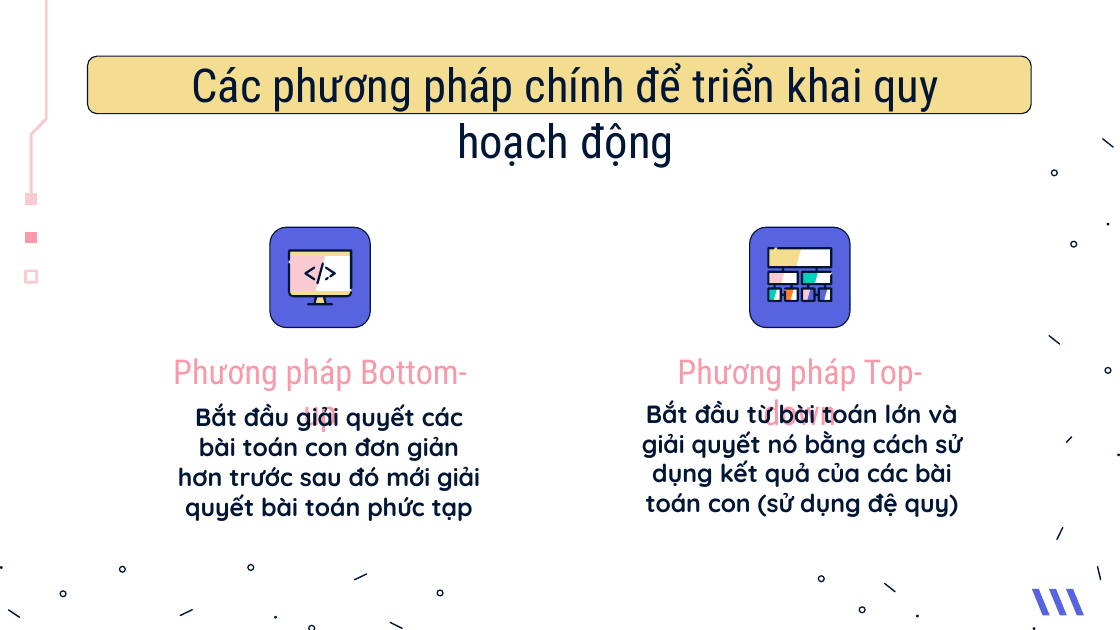
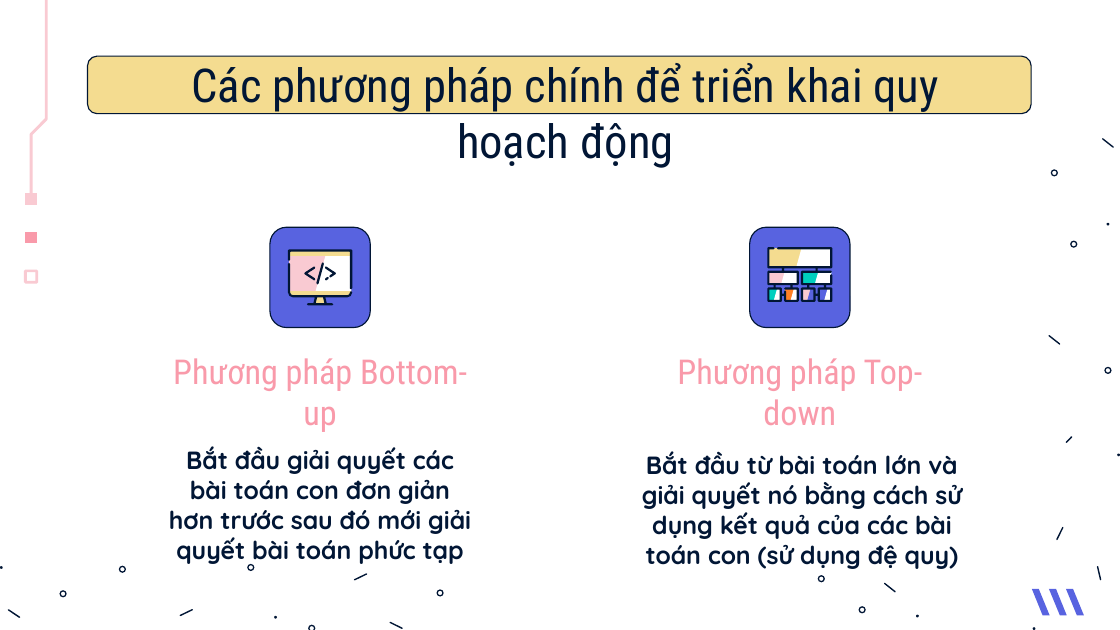
Before and after one commit to Tox1cCoder/CS112, a slide deck: slide 14 of Slide.pptx. Drawn at 1120x630 pixels with LibreOffice and Linux fonts; fonts in the diff are those of the drawing. Boxes give left, top, right and bottom in pixels: in the first picture for what was removed or moved away, otherwise in the second. Text is boxed around its words. In the diff, an @@ line names an element or a change of style, - is before the commit and + after.

```diff
--- a/Slide.pptx
+++ b/Slide.pptx
@@ subtitle "Bắt đầu giải quyết các ...": place and size @@
-subtitle "Bắt đầu giải quyết các ..." at [178,403,480,521]
+subtitle "Bắt đầu giải quyết các ..." at [169,446,471,566]
@@ subtitle "Bắt đầu từ bài toán ...": place and size @@
-subtitle "Bắt đầu từ bài toán ..." at [642,400,962,517]
+subtitle "Bắt đầu từ bài toán ..." at [642,451,962,569]
```
Also in this commit, not shown: 3 other slides changed, 3 slides added.
